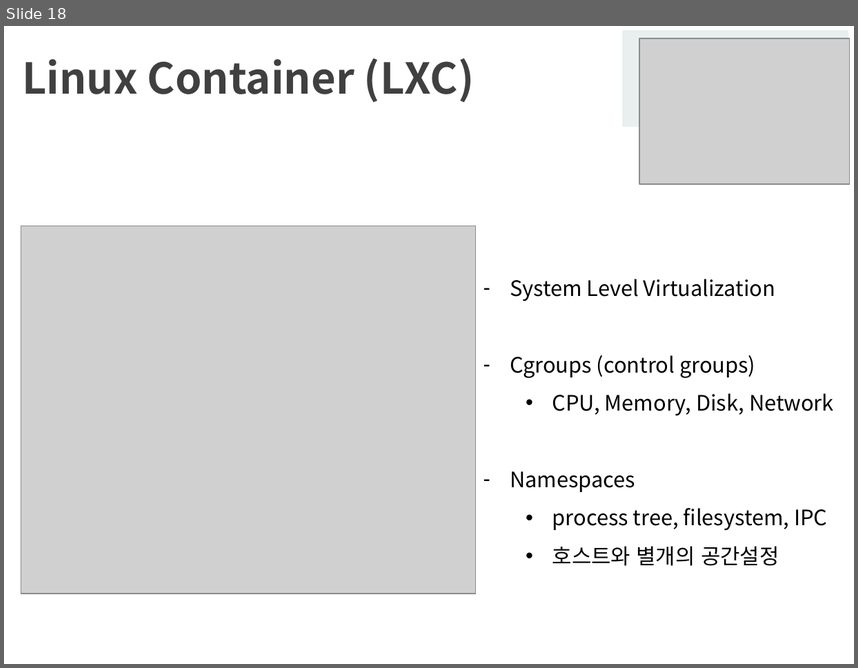
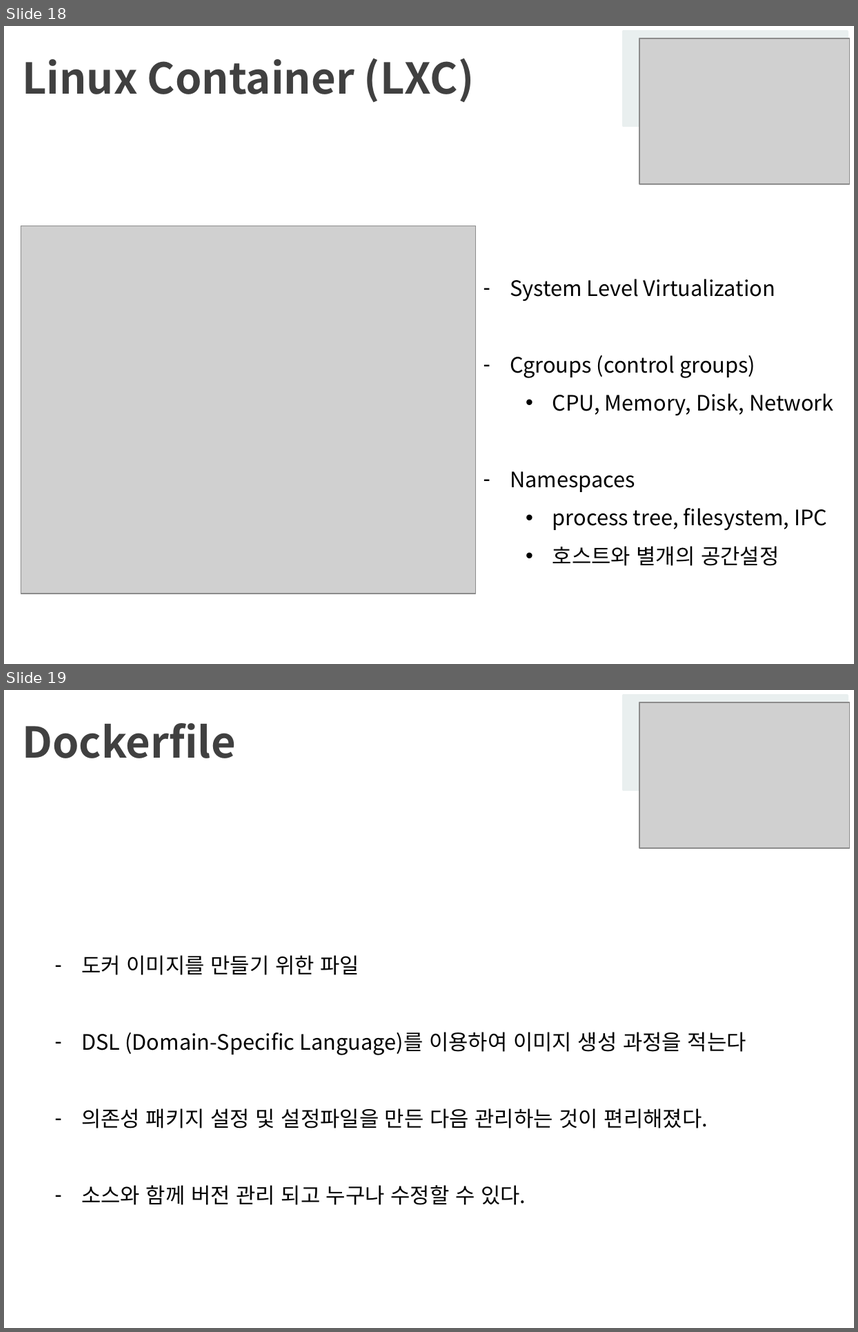
Before and after one commit to rndlr96/Conference-Data, a slide deck: pandog_docker[4.26].pptx. Shown one above the other, each under a label of ours: slide 18 before the commit, slides 18 and 19 after it. The pictures are 858x668 and 858x1332 pixels, drawn with LibreOffice and Linux fonts; fonts in the diff are those of the drawing; grey boxes stand for pictures; background and template pictures are left out. Boxes give left, top, right and bottom in pixels: in the first picture for what was removed or moved away, otherwise in the second. Text is boxed around its words. In the diff, an @@ line names an element or a change of style, - is before the commit and + after.

```diff
--- a/pandog_docker[4.26].pptx
+++ b/pandog_docker[4.26].pptx
@@ slide 19 added at <box>4,690,854,1328</box>, background picture (left out) @@
@@ rectangle added at <box>623,696,847,789</box>, fill #E9EFEF, outline #E9EFEF 2 pt @@
@@ picture added at <box>640,702,850,848</box> @@
@@ title added at <box>22,723,236,758</box>, 36 pt, text #404040, bold @@
+Dockerfile
@@ rectangle added at <box>623,791,847,885</box>, fill #FFFFFF, outline #FFFFFF 2 pt @@
@@ text added at <box>81,955,746,1205</box>, 18 pt, text #000000 @@
+  – 도커 이미지를 만들기 위한 파일
+  – DSL (Domain-Specific Language)를 이용하여 이미지 생성 과정을 적는다
+  – 의존성 패키지 설정 및 설정파일을 만든 다음 관리하는 것이 편리해졌다.
+  – 소스와 함께 버전 관리 되고 누구나 수정할 수 있다.
```
Also in this commit, not shown: 4 slides changed, 6 other slides added.
